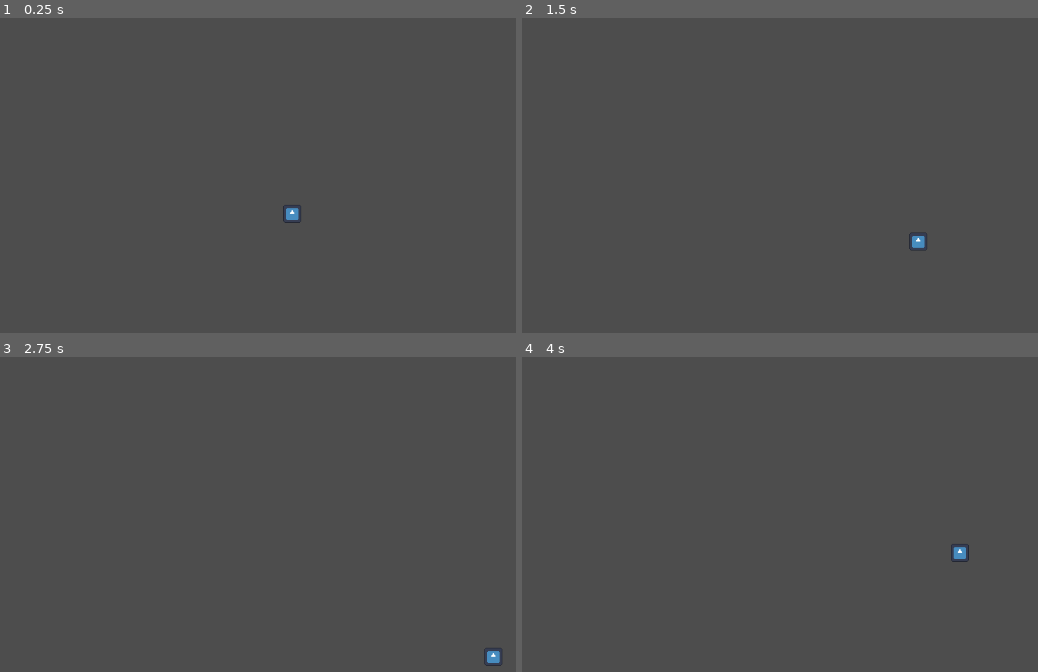
Above: before the commit, frames 1-4 (two rows, left to right).
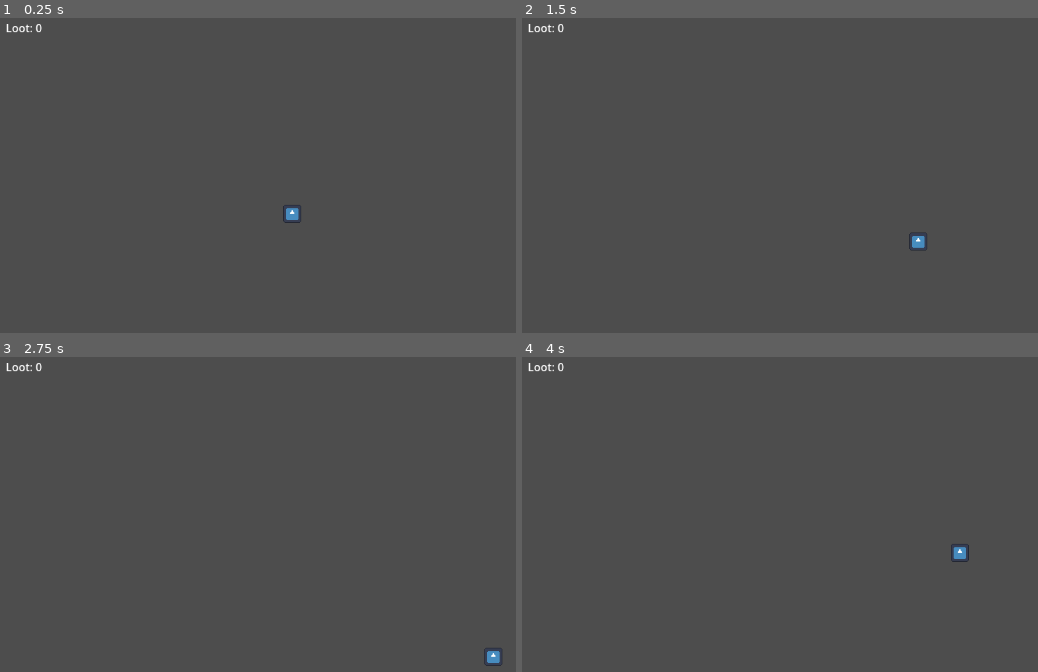
Above: after the commit, the same moments.

Repository: escpad/diceyheist
Game: Godot game, scene res://scenes/main.tscn
The game is run twice, just before and just after one commit, with the same random seed, the same clock (stepped at 60 frames per second) and the same inputs. Before the commit the project starts from res://game.tscn. The engine's default icon, where the game draws it, is replaced by a stand-in: a white triangle on a blue panel in a dark square.
Inputs:
- Up to frame 1 (0.25 s): no input
- Up to frame 2 (1.5 s): tap Enter (ui_accept) at 0.5, 0.77 s; hold Right (ui_right) 0.53-1.28 s; tap E (Interact) at 0.6, 1.35 s; hold Down (ui_down) from 1.28 s (still down)
- Up to frame 3 (2.75 s): tap Enter (ui_accept) at 1.52 s; release Down (ui_down) at 2.03 s; hold Right (ui_right) from 2.03 s (still down); tap E (Interact) at 2.1 s
- Up to frame 4 (4 s): release Right (ui_right) at 2.78 s; hold Up (ui_up) 2.78-3.53 s; tap E (Interact) at 2.85, 3.6 s; tap Enter (ui_accept) at 3.02, 3.77 s; hold Left (ui_left) from 3.53 s (still down)

The runs differ from the first frame. In frame 1, less than 0.1% of the frame differs, in the area x 1-9%, y 1-5%; in frame 2, less than 0.1%; in frame 3, less than 0.1%; in frame 4, less than 0.1%.

Commit message:
Added looting function

Diff:
--- a/game.tscn
+++ /dev/null
@@ -1,14 +0,0 @@
-[gd_scene format=3 uid="uid://d11avgeptaoen"]
-
-[ext_resource type="PackedScene" uid="uid://0ca7pg5cnki0" path="res://player.tscn" id="1_80nbo"]
-[ext_resource type="Script" uid="uid://7gknge4fj25b" path="res://game.gd" id="1_feb5d"]
-[ext_resource type="PackedScene" uid="uid://ml3638obniel" path="res://loot.tscn" id="2_e2o6t"]
-
-[node name="Game" type="Node" unique_id=200249615]
-script = ExtResource("1_feb5d")
-
-[node name="Player" parent="." unique_id=1440367460 instance=ExtResource("1_80nbo")]
-position = Vector2(430, 297)
-
-[node name="Loot" parent="." unique_id=1594519811 instance=ExtResource("2_e2o6t")]
-position = Vector2(499, 300)
--- a/loot.gd
+++ /dev/null
@@ -1,31 +0,0 @@
-extends Area2D
-var is_player_in_range = false;
-
-func roll_d6():
-	return randi_range(1,6)
-
-# Called when the node enters the scene tree for the first time.
-func _ready() -> void:
-	pass # Replace with function body.
-
-
-# Called every frame. 'delta' is the elapsed time since the previous frame.
-func _process(delta: float) -> void:
-	if Input.is_action_just_pressed("Interact") && is_player_in_range:
-		var temp = roll_d6()
-		if(temp > 3):
-			print(str(temp) + ": Steal success")
-		else:
-			print(str(temp) + ": Steal failed")
-
-
-func _on_body_entered(body: Node2D) -> void:
-	if body.name == "Player":
-		print("Player entered")
-		is_player_in_range = true;
-
-
-func _on_body_exited(body: Node2D) -> void:
-	if body.name == "Player":
-		print("Player exitedas")
-		is_player_in_range = false;
--- a/project.godot
+++ b/project.godot
@@ -14,6 +14,10 @@
 run/main_scene="uid://d11avgeptaoen"
 config/features=PackedStringArray("4.6", "Forward Plus")
 config/icon="res://icon.svg"
+
+[global_group]
+
+GameManager=""
 
 [input]
 
--- /dev/null
+++ b/scenes/game_manager.gd
@@ -0,0 +1,19 @@
+extends Node
+
+var loot_collected: int = 0
+var catch_chance: float = 0.0
+var times_caught: int = 0
+var game_over: bool = false
+
+@onready var label = $"../LootLabel"
+
+func update_ui():
+	label.text = "Loot: " + str(loot_collected)
+
+func _ready():
+	update_ui()
+
+func add_loot(amount: int) -> void:
+	loot_collected += amount
+	print("Loot collected:", loot_collected)
+	label.text = "Loot: " + str(loot_collected)
--- /dev/null
+++ b/scenes/game_manager.tscn
@@ -0,0 +1,6 @@
+[gd_scene format=3 uid="uid://cfgummuiu5f14"]
+
+[ext_resource type="Script" uid="uid://bgffqg0gn65sj" path="res://scenes/game_manager.gd" id="1_70yv6"]
+
+[node name="GameManager" type="Node" unique_id=1626494895]
+script = ExtResource("1_70yv6")
--- /dev/null
+++ b/scenes/loot.gd
@@ -0,0 +1,56 @@
+extends Area2D
+
+#test section - area shake
+var shake_time = 0.2
+var shake_strength = 5
+var shaking = false
+var original_position
+
+func start_shake():
+	original_position = position
+	shaking = true
+	await get_tree().create_timer(shake_time).timeout
+	position = original_position
+	shaking = false
+
+# end test section
+
+var is_player_in_range = false
+@onready var game_manager = get_node("../GameManager")
+
+func roll_d6():
+	return randi_range(1,6)
+
+func _ready() -> void:
+	print(game_manager)
+
+func _process(delta: float) -> void:
+
+	# test section
+	if shaking:
+		position = original_position + Vector2(
+		randf_range(-shake_strength, shake_strength),
+		randf_range(-shake_strength, shake_strength)
+		)
+
+	if Input.is_action_just_pressed("Interact") and is_player_in_range:
+		var temp = roll_d6()
+		if(temp > 5):
+			print(str(temp) + ": Steal success")
+			game_manager.add_loot(30)
+			queue_free()
+		else:
+			print(str(temp) + ": Steal failed")
+			start_shake()
+
+
+func _on_body_entered(body: Node2D) -> void:
+	if body.name == "Player":
+		#print("Player entered")
+		is_player_in_range = true;
+
+
+func _on_body_exited(body: Node2D) -> void:
+	if body.name == "Player":
+		#print("Player exitedas")
+		is_player_in_range = false;
--- a/loot.tscn
+++ b/scenes/loot.tscn
@@ -1,6 +1,6 @@
 [gd_scene format=3 uid="uid://ml3638obniel"]
 
-[ext_resource type="Script" uid="uid://do7bbv8u5wet3" path="res://loot.gd" id="1_joivg"]
+[ext_resource type="Script" uid="uid://do7bbv8u5wet3" path="res://scenes/loot.gd" id="1_joivg"]
 
 [sub_resource type="RectangleShape2D" id="RectangleShape2D_2k6wd"]
 
--- /dev/null
+++ b/scenes/main.tscn
@@ -0,0 +1,35 @@
+[gd_scene format=3 uid="uid://d11avgeptaoen"]
+
+[ext_resource type="Script" uid="uid://7gknge4fj25b" path="res://scenes/main.gd" id="1_1bvp3"]
+[ext_resource type="PackedScene" uid="uid://0ca7pg5cnki0" path="res://scenes/player.tscn" id="2_lquwl"]
+[ext_resource type="PackedScene" uid="uid://ml3638obniel" path="res://scenes/loot.tscn" id="3_7mycd"]
+[ext_resource type="PackedScene" uid="uid://cfgummuiu5f14" path="res://scenes/game_manager.tscn" id="4_1bvp3"]
+
+[node name="Main" type="Node" unique_id=200249615]
+script = ExtResource("1_1bvp3")
+
+[node name="Player" parent="." unique_id=1440367460 instance=ExtResource("2_lquwl")]
+position = Vector2(430, 297)
+
+[node name="Loot" parent="." unique_id=1594519811 instance=ExtResource("3_7mycd")]
+position = Vector2(499, 300)
+
+[node name="GameManager" parent="." unique_id=1626494895 instance=ExtResource("4_1bvp3")]
+
+[node name="Loot2" parent="." unique_id=1601564896 instance=ExtResource("3_7mycd")]
+position = Vector2(422, 412)
+
+[node name="Loot3" parent="." unique_id=439571505 instance=ExtResource("3_7mycd")]
+position = Vector2(736, 146)
+
+[node name="Loot4" parent="." unique_id=848306633 instance=ExtResource("3_7mycd")]
+position = Vector2(221, 127)
+
+[node name="Loot5" parent="." unique_id=1974380217 instance=ExtResource("3_7mycd")]
+position = Vector2(813, 469)
+
+[node name="LootLabel" type="Label" parent="." unique_id=555046483]
+offset_left = 17.0
+offset_top = 17.0
+offset_right = 57.0
+offset_bottom = 40.0
--- a/player.tscn
+++ b/scenes/player.tscn
@@ -1,6 +1,6 @@
 [gd_scene format=3 uid="uid://0ca7pg5cnki0"]
 
-[ext_resource type="Script" uid="uid://g5hbmvkptxhn" path="res://player.gd" id="1_onrkg"]
+[ext_resource type="Script" uid="uid://g5hbmvkptxhn" path="res://scenes/player.gd" id="1_onrkg"]
 [ext_resource type="Texture2D" uid="uid://dg28svb4vwxdb" path="res://icon.svg" id="2_i3pqv"]
 
 [sub_resource type="RectangleShape2D" id="RectangleShape2D_onrkg"]
Not shown, added: scenes/game_manager.gd.uid
Renamed: loot.gd.uid -> scenes/loot.gd.uid
Renamed: game.gd -> scenes/main.gd
Renamed: game.gd.uid -> scenes/main.gd.uid
Renamed: player.gd -> scenes/player.gd
Renamed: player.gd.uid -> scenes/player.gd.uid
